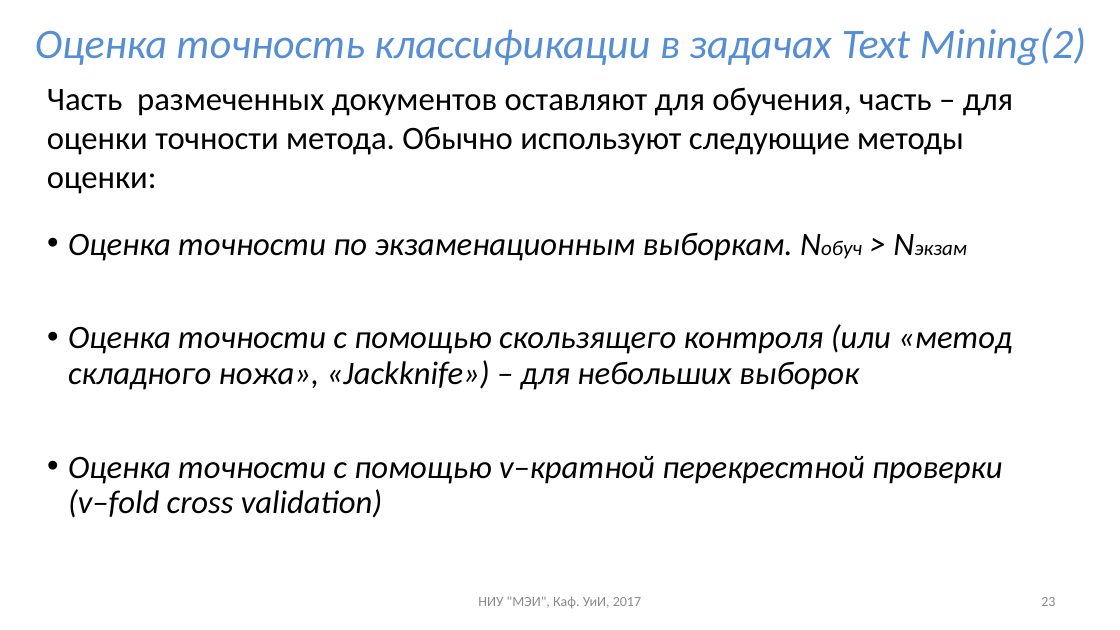
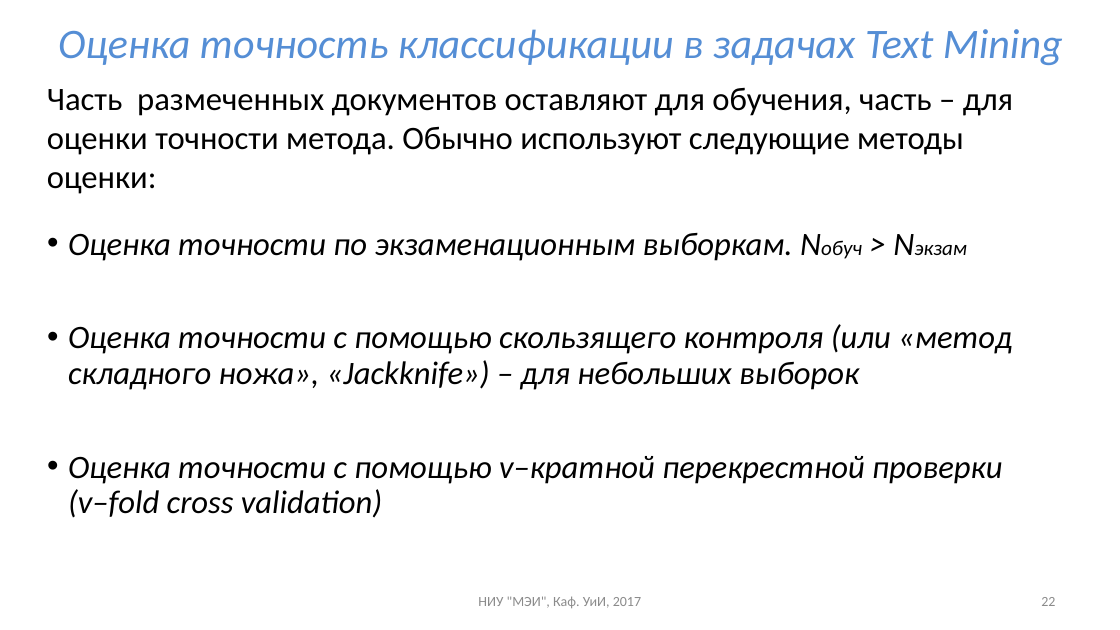
Before and after one commit to uii-mpei/uii-mpei.github.io, a slide deck: slide 22 of study/courses/iis/IIS_lec_2.pptx (slide 23 before the commit). Drawn at 1120x630 pixels with LibreOffice and Linux fonts; fonts in the diff are those of the drawing. Boxes give left, top, right and bottom in pixels: in the first picture for what was removed or moved away, otherwise in the second. Text is boxed around its words. In the diff, an @@ line names an element or a change of style, - is before the commit and + after.

```diff
--- a/study/courses/iis/IIS_lec_2.pptx
+++ b/study/courses/iis/IIS_lec_2.pptx
@@ title at (x1=58, y1=29, x2=1063, y2=65): text changed @@
-Оценка точность классификации в задачах Text Mining(2)
+Оценка точность классификации в задачах Text Mining
```
Also in this commit, not shown: 1 other slide changed, 4 other files.
